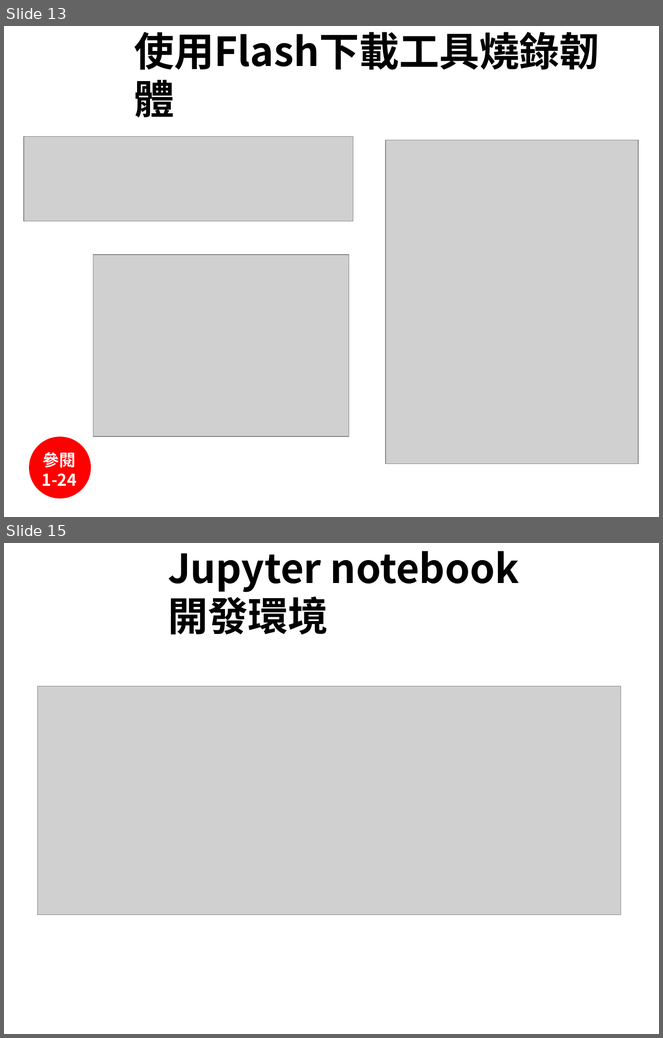
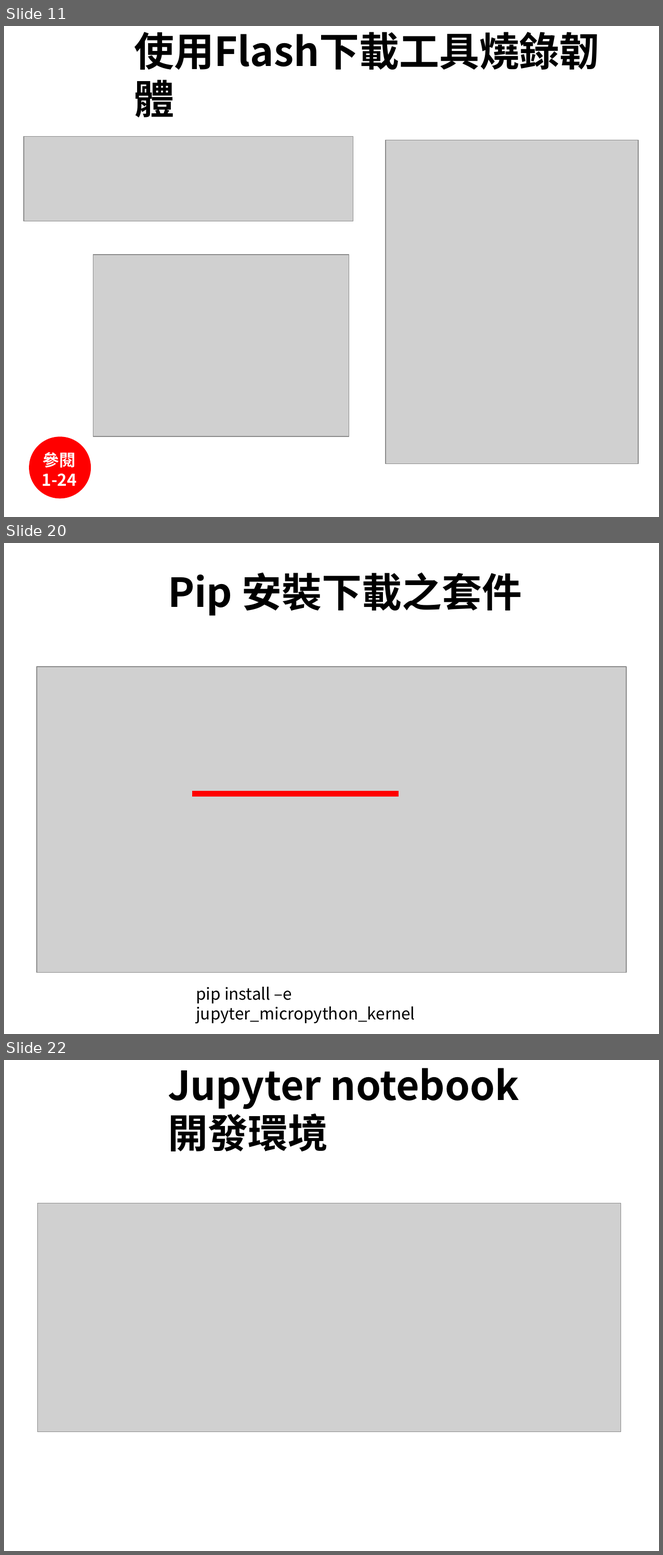
Before and after one commit to jumbokh/micropython_class, a slide deck: Micropython_20200613.pptx. Shown one above the other, each under a label of ours: slides 13 and 15 before the commit, slides 11, 20 and 22 after it; the slides between them are not shown. The pictures are 663x1038 and 663x1555 pixels, drawn with LibreOffice and Linux fonts; fonts in the diff are those of the drawing; grey boxes stand for pictures; background and template pictures are left out. Boxes give left, top, right and bottom in pixels: in the first picture for what was removed or moved away, otherwise in the second. Text is boxed around its words. In the diff, an @@ line names an element or a change of style, - is before the commit and + after.

```diff
--- a/Micropython_20200613.pptx
+++ b/Micropython_20200613.pptx
@@ slide 20 added at (4, 543, 659, 1034), background #FFFFFF @@
@@ title added at (168, 572, 522, 616), 44 pt, text #000000, bold @@
+Pip 安裝下載之套件
@@ picture added at (37, 667, 626, 973) @@
@@ line added from (192, 794) to (399, 794), #FF0000 6 pt @@
@@ text added at (196, 987, 415, 1024), 18 pt, text #000000 @@
+pip install –e jupyter_micropython_kernel
@@ what was slide 13 is now slide 11 @@
@@ what was slide 15 is now slide 22 @@
```
Also in this commit, not shown: 1 slide changed, 12 other slides added, 3 slides removed, 1 other file.
